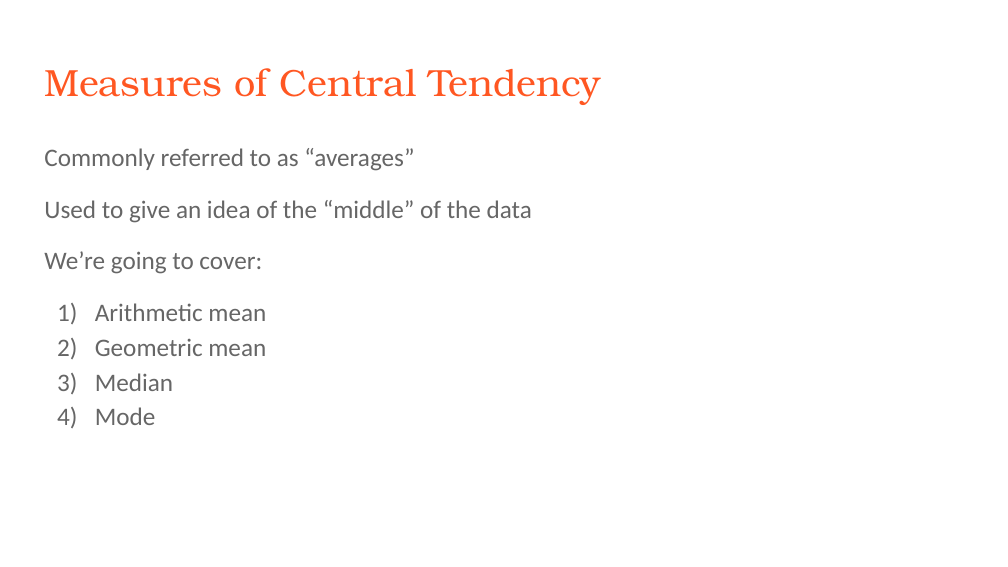
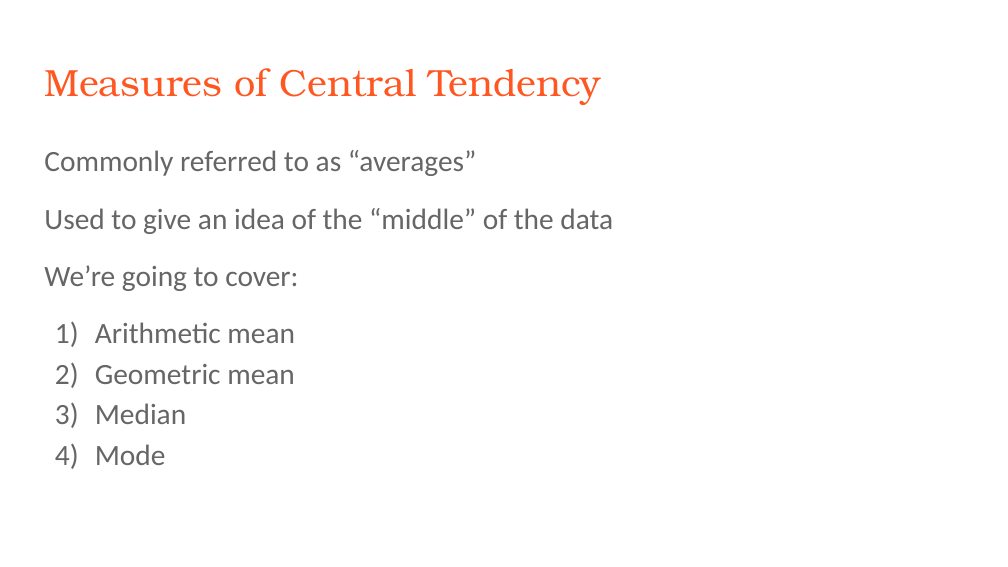
Before and after one commit to rjwrobel86/Python4Statistics, a slide deck: slide 4 of Stuff For Class/Slides/Descriptive Statistics.pptx. Drawn at 1008x567 pixels with LibreOffice and Linux fonts; fonts in the diff are those of the drawing. Boxes give left, top, right and bottom in pixels: in the first picture for what was removed or moved away, otherwise in the second. Text is boxed around its words. In the diff, an @@ line names an element or a change of style, - is before the commit and + after.

```diff
--- a/Stuff For Class/Slides/Descriptive Statistics.pptx
+++ b/Stuff For Class/Slides/Descriptive Statistics.pptx
@@ text "Commonly referred to as “averages”" at [44,150,613,465]: size 18 to 21 pt; indent changed @@
```
Also in this commit, not shown: 12 other slides changed, 10 slides added, 8 slides removed, 27 other files.
